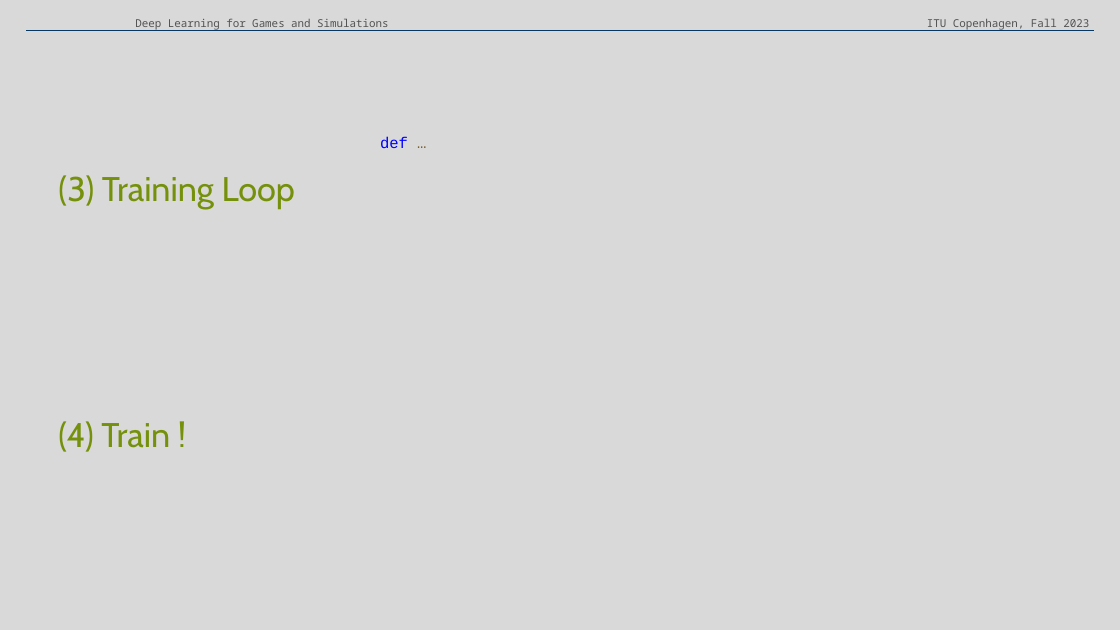
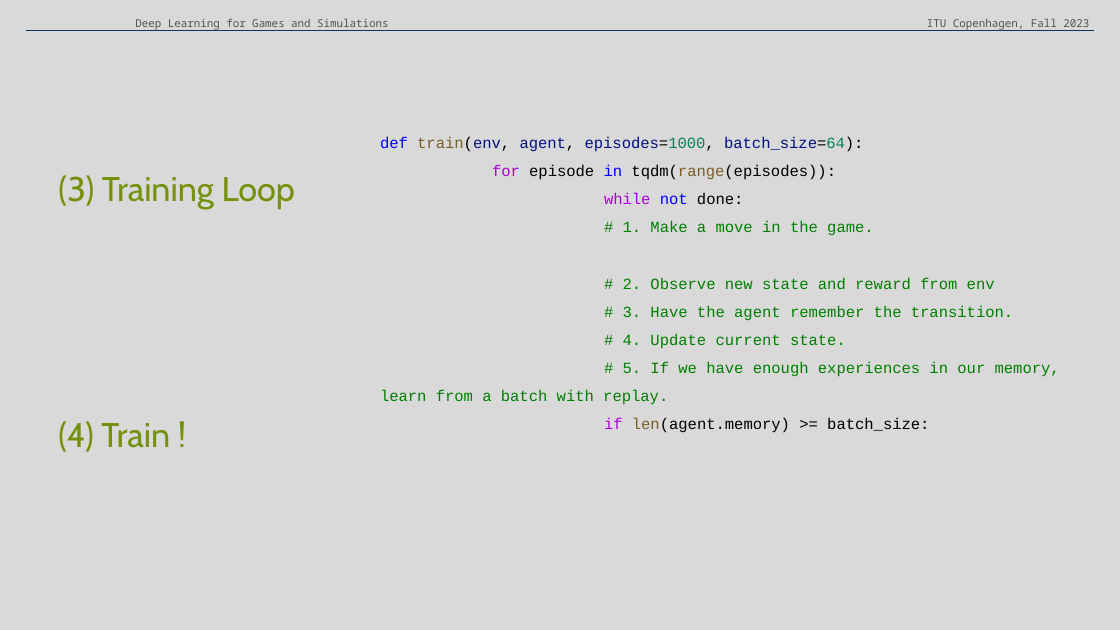
Before and after one commit to claireaoi/dlgs, a slide deck: slide 25 of dlgs.pptx. Drawn at 1120x630 pixels with LibreOffice and Linux fonts; fonts in the diff are those of the drawing. Boxes give left, top, right and bottom in pixels: in the first picture for what was removed or moved away, otherwise in the second. Text is boxed around its words. In the diff, an @@ line names an element or a change of style, - is before the commit and + after.

Commit message:
lab 5

```diff
--- a/dlgs.pptx
+++ b/dlgs.pptx
@@ text at [380, 137, 1060, 433]: text changed; text colour #0000FF to #008000 @@
-def …
+def train(env, agent, episodes=1000, batch_size=64):
+for episode in tqdm(range(episodes)):
+  while not done:
+  # 1. Make a move in the game.
+  # 2. Observe new state and reward from env
+  # 3. Have the agent remember the transition.
+  # 4. Update current state.
+  # 5. If we have enough experiences in our memory, learn from a batch with replay.
+  if len(agent.memory) >= batch_size:
```
